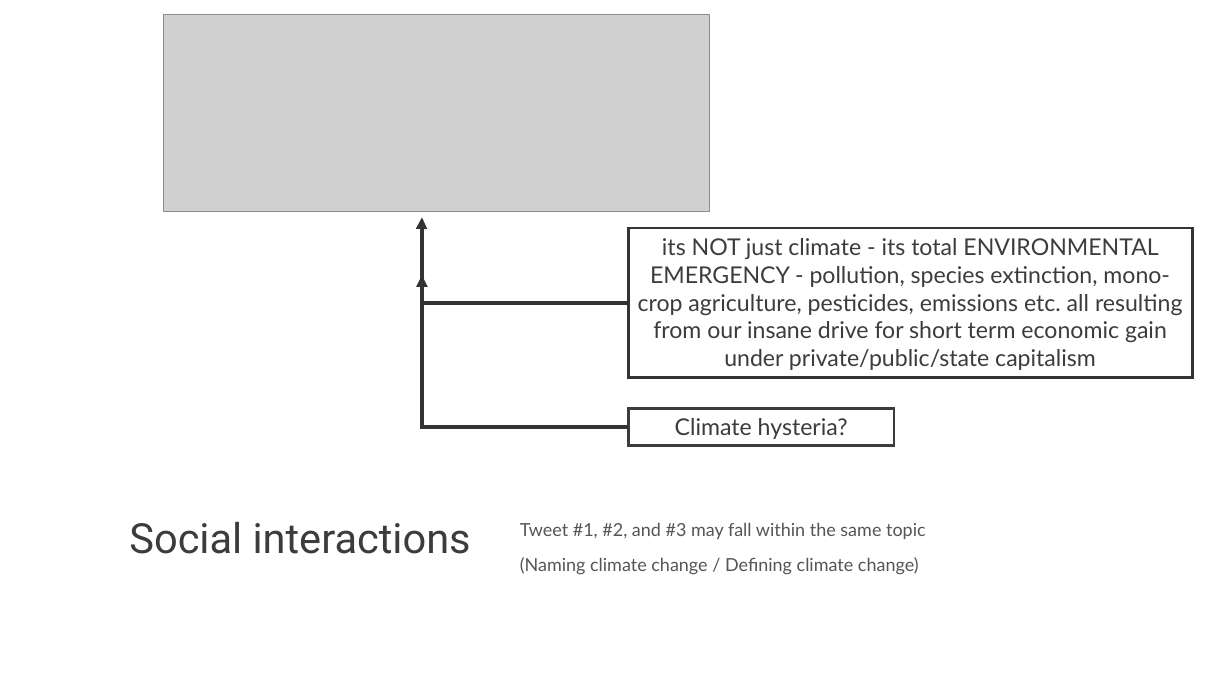
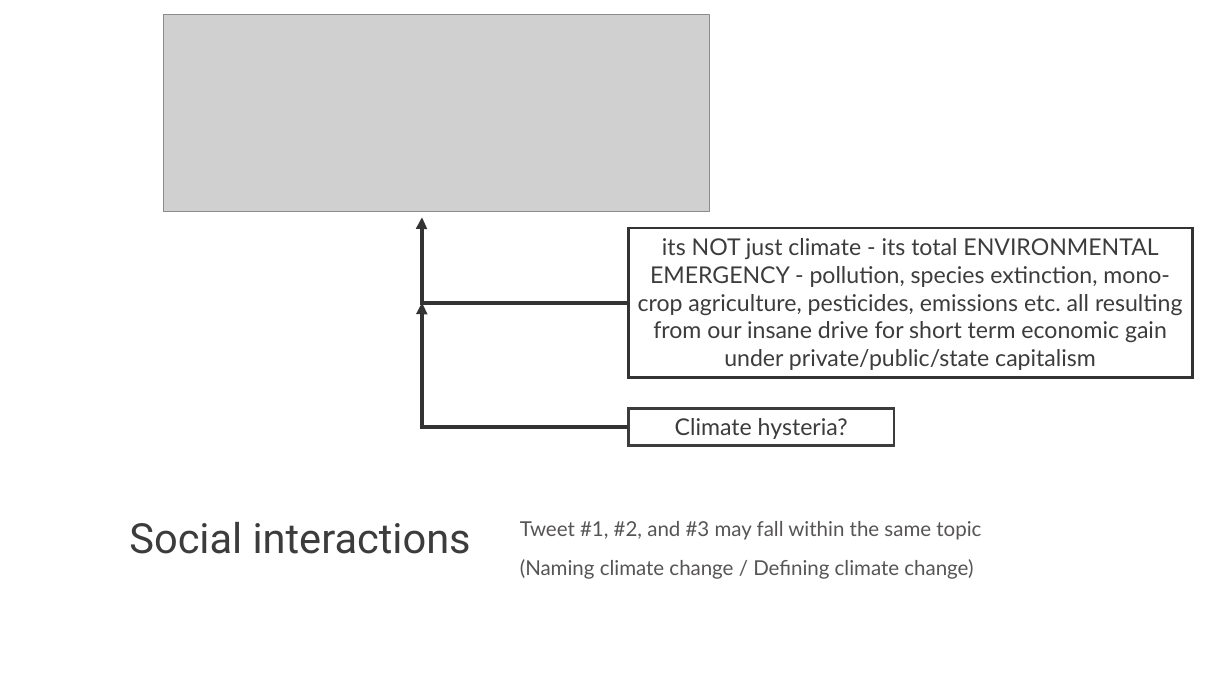
Before and after one commit to matt-lab/matt-lab.github.io, a slide deck: slide 11 of assets/presentations/data2019.pptx. Drawn at 1232x693 pixels with LibreOffice and Linux fonts; fonts in the diff are those of the drawing; grey boxes stand for pictures. Boxes give left, top, right and bottom in pixels: in the first picture for what was removed or moved away, otherwise in the second. Text is boxed around its words. In the diff, an @@ line names an element or a change of style, - is before the commit and + after.

```diff
--- a/assets/presentations/data2019.pptx
+++ b/assets/presentations/data2019.pptx
@@ elbow arrow moved from (628, 427) - (422, 275) to (628, 427) - (422, 303) @@
@@ text "Tweet #1, #2, and #3 ..." at [520, 521, 981, 579]: size 14 to 16 pt @@
```
Also in this commit, not shown: 19 other slides changed, 1 slide added, 1 slide removed, 3 other files.
